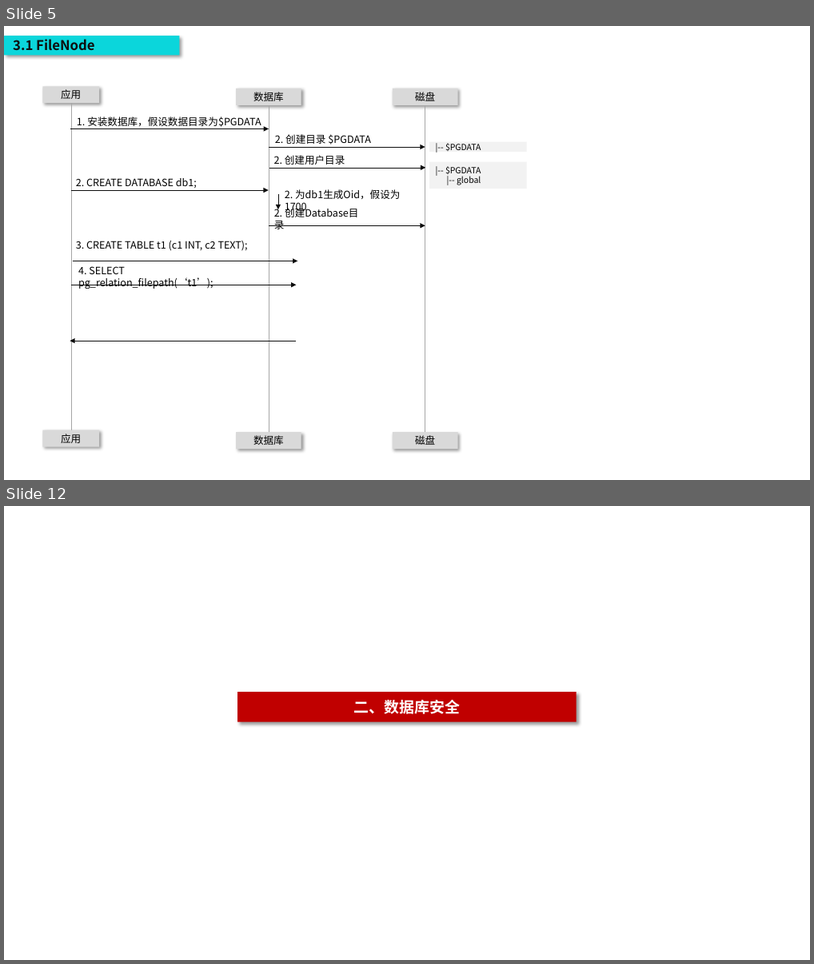
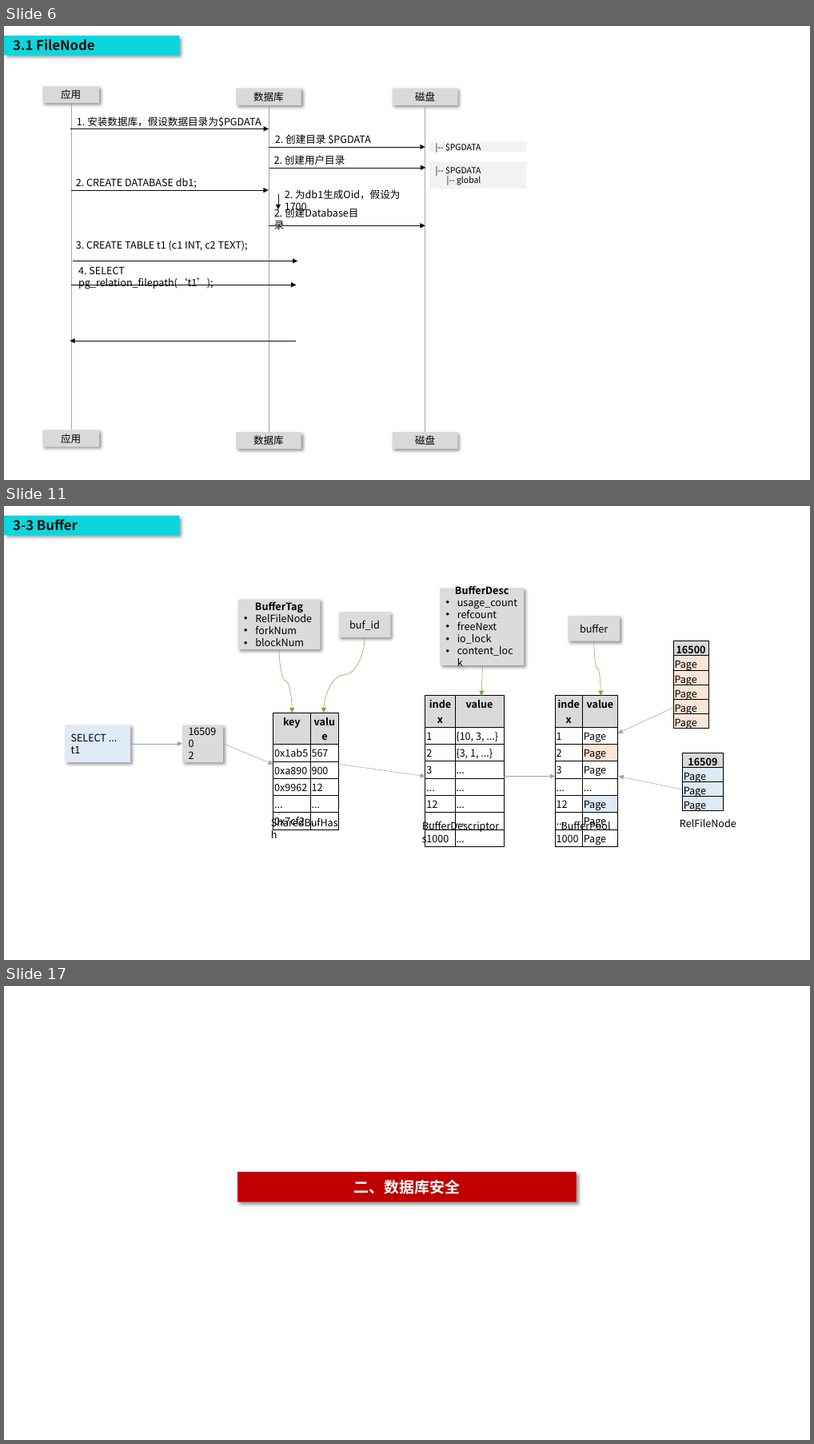
Before and after one commit to poorkk/lorand, a slide deck: source/doc/数据库安全.pptx. Shown one above the other, each under a label of ours: slides 5 and 12 before the commit, slides 6, 11 and 17 after it; the slides between them are not shown. The pictures are 814x964 and 814x1444 pixels, drawn with LibreOffice and Linux fonts; fonts in the diff are those of the drawing. Boxes give left, top, right and bottom in pixels: in the first picture for what was removed or moved away, otherwise in the second. Text is boxed around its words. In the diff, an @@ line names an element or a change of style, - is before the commit and + after.

```diff
--- a/source/doc/数据库安全.pptx
+++ b/source/doc/数据库安全.pptx
@@ slide 11 added at [4, 506, 810, 960], background #FFFFFF @@
@@ rectangle added at [4, 516, 179, 535], fill #0BD6DB, 16 pt, text #0D0D0D, bold @@
+3-3 Buffer
@@ rectangle added at [238, 600, 320, 649], fill #DBDBDB, 12 pt, text #000000 @@
+BufferTag
+• RelFileNode
+• forkNum
+• blockNum
@@ rectangle added at [440, 588, 524, 665], fill #DBDBDB, 12 pt, text #000000 @@
+BufferDesc
+• usage_count
+• refcount
+• freeNext
+• io_lock
+• content_lock
@@ rectangle added at [339, 612, 390, 637], fill #DBDBDB, 12 pt, text #000000 @@
+buf_id
@@ rectangle added at [569, 616, 620, 641], fill #DBDBDB, 12 pt, text #000000 @@
+buffer
@@ curved arrow added from (279, 649) to (293, 712), #70AD47 0.5 pt @@
@@ curved arrow added from (365, 637) to (324, 712), #70AD47 0.5 pt @@
@@ curved arrow added from (594, 641) to (601, 696), #70AD47 0.5 pt @@
@@ table added at [674, 641, 709, 732], 6 rows, 1 columns @@
+16500
+Page
+Page
+Page
+Page
+Page
@@ curved arrow added from (482, 666) to (482, 696), #70AD47 0.5 pt @@
@@ table added at [426, 696, 504, 845], 8 rows, 2 columns @@
+index | value
+1 | {10, 3, ...}
+2 | {3, 1, ...}
+3 | ...
+... | ...
+12 | ...
+... | ...
+1000 | ...
@@ table added at [556, 696, 618, 848], 8 rows, 2 columns @@
+index | value
+1 | Page
+2 | Page
+3 | Page
+... | ...
+12 | Page
+... | Page
+1000 | Page
@@ table added at [274, 712, 338, 829], 6 rows, 2 columns @@
+key | value
+0x1ab5 | 567
+0xa890 | 900
+0x9962 | 12
+... | ...
+0x7cf2 | ...
@@ arrow added from (674, 708) to (618, 733), #A5A5A5 0.5 pt @@
@@ rectangle added at [65, 725, 131, 763], fill #DEEBF7, 12 pt, text #000000 @@
+SELECT ... t1
@@ arrow added from (130, 744) to (182, 744), #A5A5A5 0.5 pt @@
@@ rectangle added at [182, 725, 223, 763], fill #DBDBDB, 12 pt, text #000000 @@
+16509
+0
+2
@@ arrow added from (223, 744) to (274, 764), #A5A5A5 0.5 pt @@
@@ arrow added from (340, 764) to (426, 776), #A5A5A5 0.5 pt @@
@@ table added at [682, 753, 724, 814], 4 rows, 1 columns @@
+16509
+Page
+Page
+Page
@@ arrow added from (504, 776) to (556, 776), #A5A5A5 0.5 pt @@
@@ arrow added from (682, 789) to (619, 776), #A5A5A5 0.5 pt @@
@@ text added at [266, 814, 348, 832], 12 pt, text #000000 @@
+SharedBufHash
@@ text added at [417, 817, 509, 835], 12 pt, text #000000 @@
+BufferDescriptors
@@ text added at [562, 819, 611, 832], 12 pt, text #000000 @@
+BufferPool
@@ text added at [680, 819, 737, 827], 12 pt, text #000000 @@
+RelFileNode
@@ what was slide 5 is now slide 6 @@
@@ what was slide 12 is now slide 17 @@
```
Also in this commit, not shown: 5 slides changed, 4 other slides added, 22 other files.
